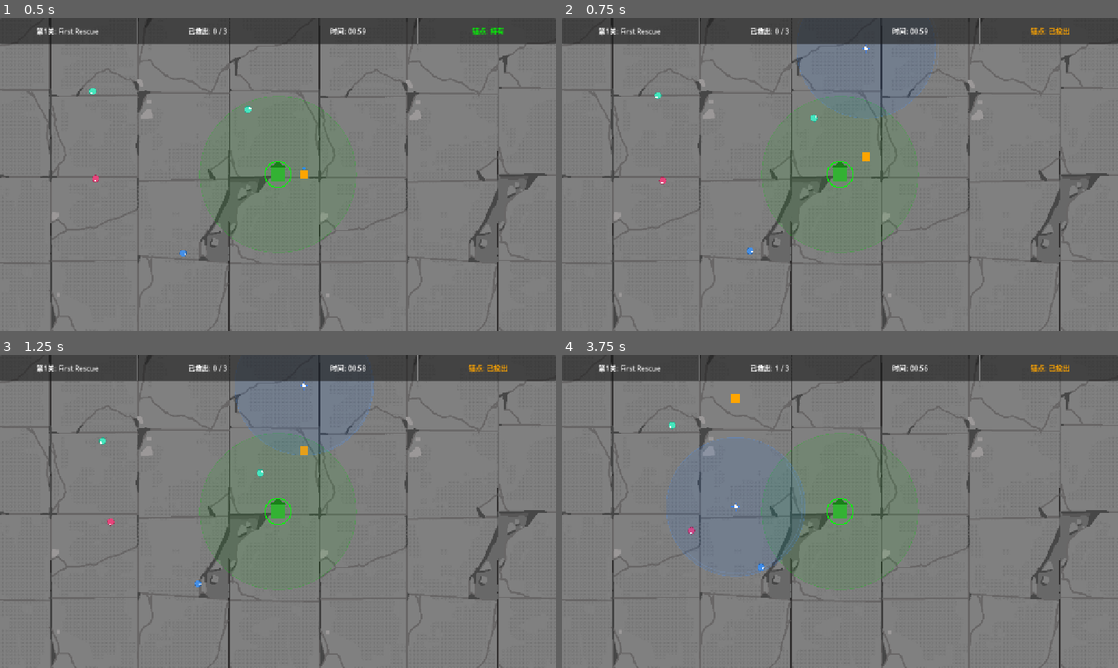
Above: before the commit, frames 1-4 (two rows, left to right).
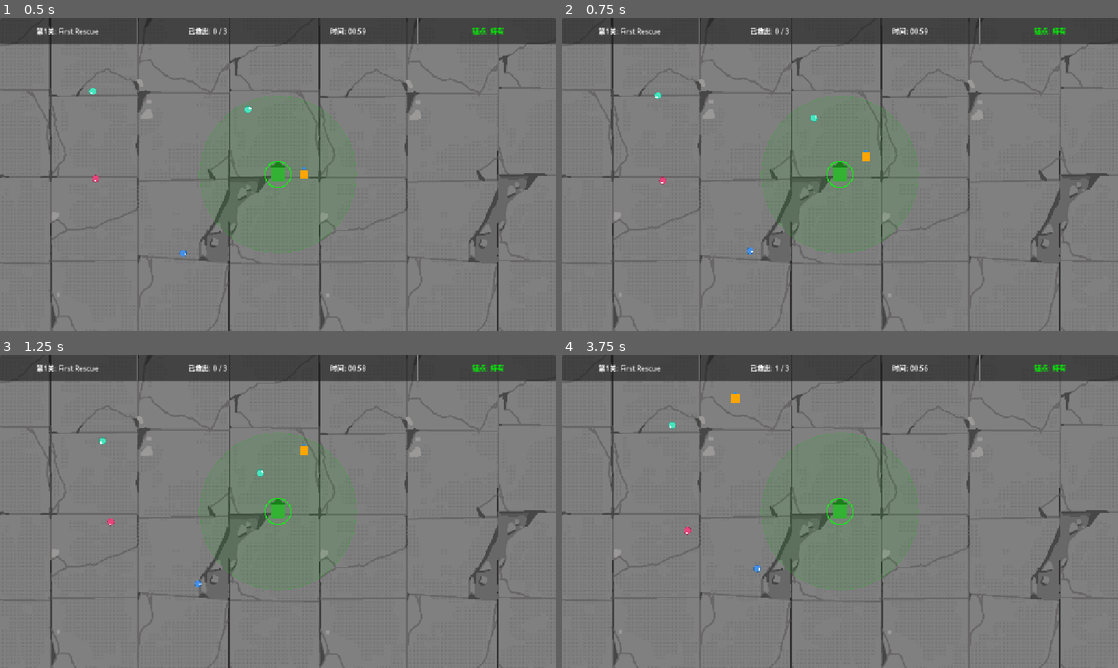
Above: after the commit, the same moments.

Repository: kunk70352-png/Safe-Anchor
Game: Godot game, scene res://src/main/main.tscn
Two runs of this game, one before a commit and one after it. Both use one fixed random seed, a clock stepped at 60 frames per second and the inputs below.
Inputs:
- Up to frame 1 (0.5 s): no input
- Up to frame 2 (0.75 s): hold W (move_up) from 0.53 s (still down); tap Space (charge_throw) at 0.6 s
- Up to frame 3 (1.25 s): keep holding W (move_up)
- Up to frame 4 (3.75 s): tap Space (charge_throw) every 0.75 s from 1.35 to 3.6 s; release W (move_up) at 2.03 s; hold A (move_left) 2.03-3.53 s; hold S (move_down) from 3.53 s (still down)

Frame 1 is identical in both runs. In frame 2, 0.2% of the frame differs, in the area x 42-92%, y 2-43%; in frame 3, 0.3%; in frame 4, 0.5%, in the area x 18-92%, y 2-71%.
Error after the commit: Invalid access to property or key 'attraction_radius' on a base object of type 'Nil'. (res://src/player/player.gd:117)

Commit message:
锚点资源化

Diff:
--- a/project.godot
+++ b/project.godot
@@ -11,9 +11,9 @@
 [application]
 
 config/name="Safe Anchor"
+run/main_scene="res://src/main/main.tscn"
 config/features=PackedStringArray("4.7", "Forward Plus")
 config/icon="res://icon.svg"
-run/main_scene="res://src/main/main.tscn"
 
 [autoload]
 
@@ -30,36 +30,36 @@
 
 move_left={
 "deadzone": 0.5,
-"events": [Object(InputEventKey,"resource_local_to_scene":fa …(110 unchanged characters)… e,"meta_pressed":false,"pressed":false,"scancode":0,"physical_keycode":65,"keycode":0,"unicode":97,"echo":false,"script":null)
+"events": [Object(InputEventKey,"resource_local_to_scene":fa …(110 unchanged characters)… e,"meta_pressed":false,"pressed":false,"keycode":0,"physical_keycode":65,"key_label":0,"unicode":97,"location":0,"echo":false,"script":null)
 ]
 }
 move_right={
 "deadzone": 0.5,
-"events": [Object(InputEventKey,"resource_local_to_scene":fa …(110 unchanged characters)… e,"meta_pressed":false,"pressed":false,"scancode":0,"physical_keycode":68,"keycode":0,"unicode":100,"echo":false,"script":null)
+"events": [Object(InputEventKey,"resource_local_to_scene":fa …(110 unchanged characters)… e,"meta_pressed":false,"pressed":false,"keycode":0,"physical_keycode":68,"key_label":0,"unicode":100,"location":0,"echo":false,"script":null)
 ]
 }
 move_up={
 "deadzone": 0.5,
-"events": [Object(InputEventKey,"resource_local_to_scene":fa …(110 unchanged characters)… e,"meta_pressed":false,"pressed":false,"scancode":0,"physical_keycode":87,"keycode":0,"unicode":119,"echo":false,"script":null)
+"events": [Object(InputEventKey,"resource_local_to_scene":fa …(110 unchanged characters)… e,"meta_pressed":false,"pressed":false,"keycode":0,"physical_keycode":87,"key_label":0,"unicode":119,"location":0,"echo":false,"script":null)
 ]
 }
 move_down={
 "deadzone": 0.5,
-"events": [Object(InputEventKey,"resource_local_to_scene":fa …(110 unchanged characters)… e,"meta_pressed":false,"pressed":false,"scancode":0,"physical_keycode":83,"keycode":0,"unicode":115,"echo":false,"script":null)
+"events": [Object(InputEventKey,"resource_local_to_scene":fa …(110 unchanged characters)… e,"meta_pressed":false,"pressed":false,"keycode":0,"physical_keycode":83,"key_label":0,"unicode":115,"location":0,"echo":false,"script":null)
 ]
 }
 charge_throw={
 "deadzone": 0.5,
-"events": [Object(InputEventKey,"resource_local_to_scene":fa …(110 unchanged characters)… e,"meta_pressed":false,"pressed":false,"scancode":0,"physical_keycode":32,"keycode":0,"unicode":32,"echo":false,"script":null)
+"events": [Object(InputEventKey,"resource_local_to_scene":fa …(110 unchanged characters)… e,"meta_pressed":false,"pressed":false,"keycode":0,"physical_keycode":32,"key_label":0,"unicode":32,"location":0,"echo":false,"script":null)
 ]
 }
 
-[layer_names/2d_physics]
+[layer_names]
 
-layer_1="refugees"
-layer_2="attraction"
-layer_3="rescue"
-layer_4="player"
+2d_physics/layer_1="refugees"
+2d_physics/layer_2="attraction"
+2d_physics/layer_3="rescue"
+2d_physics/layer_4="player"
 
 [physics]
 
--- /dev/null
+++ b/resources/anchor_data.gd
@@ -0,0 +1,8 @@
+## AnchorData — 锚点属性资源。
+## 协作者可创建 .tres 文件来定义不同的锚点类型，无需修改代码。
+class_name AnchorData
+extends Resource
+
+@export var anchor_name: String = "默认锚点"
+@export var attraction_radius: float = 160.0
+@export var texture: Texture2D
--- /dev/null
+++ b/resources/default_anchor.tres
@@ -0,0 +1,8 @@
+[gd_resource type="Resource" script_class="AnchorData" format=3 uid="uid://cad1"]
+
+[ext_resource type="Script" path="res://resources/anchor_data.gd" id="1_script"]
+
+[resource]
+script = ExtResource("1_script")
+anchor_name = "默认锚点"
+attraction_radius = 160.0
--- a/src/player/player.gd
+++ b/src/player/player.gd
@@ -12,7 +12,7 @@
 
 # ---- 参数 ----
 @export var move_speed: float = 200.0
-@export var anchor_radius: float = 160.0
+@export var anchor_data: AnchorData
 @export var min_throw: float = 80.0
 @export var max_throw: float = 350.0
 @export var charge_speed: float = 0.8
@@ -64,7 +64,7 @@
 	var anchor_scene := preload("res://src/anchor/anchor.tscn")
 	var anchor: Anchor = anchor_scene.instantiate()
 	anchor.global_position = landing_pos
-	anchor.attraction_radius = anchor_radius
+	anchor.attraction_radius = anchor_data.attraction_radius
 	anchor.picked_up.connect(_on_anchor_picked_up)
 	get_tree().get_first_node_in_group("world").get_node("Anchors").add_child(anchor)
 	has_anchor = false
@@ -114,8 +114,8 @@
 		draw_line(_bezier(Vector2.ZERO, mid, target, t0), _bezier(Vector2.ZERO, mid, target, t1), line_color, 2.0)
 
 	# 落点范围圈
-	draw_circle(target, anchor_radius, Color(0.2, 0.5, 1.0, 0.12))
-	draw_arc(target, anchor_radius, 0, TAU, 32, Color(0.2, 0.5, 1.0, 0.4), 1.5)
+	draw_circle(target, anchor_data.attraction_radius, Color(0.2, 0.5, 1.0, 0.12))
+	draw_arc(target, anchor_data.attraction_radius, 0, TAU, 32, Color(0.2, 0.5, 1.0, 0.4), 1.5)
 
 	# 蓄力条
 	var bar_w := 40.0
--- a/src/world/world.gd
+++ b/src/world/world.gd
@@ -39,7 +39,8 @@
 	# 玩家初始位置在安全屋旁边
 	player.global_position = level_data.safe_house_position + Vector2(60, 0)
 	player.has_anchor = true
-	player.anchor_radius = level_data.anchor_attraction_radius
+	if player.anchor_data:
+		player.anchor_data.attraction_radius = level_data.anchor_attraction_radius
 
 	_setup_navigation()
 	_spawn_refugees_deferred.call_deferred(level_data)
Not shown, added: resources/anchor_data.gd.uid
